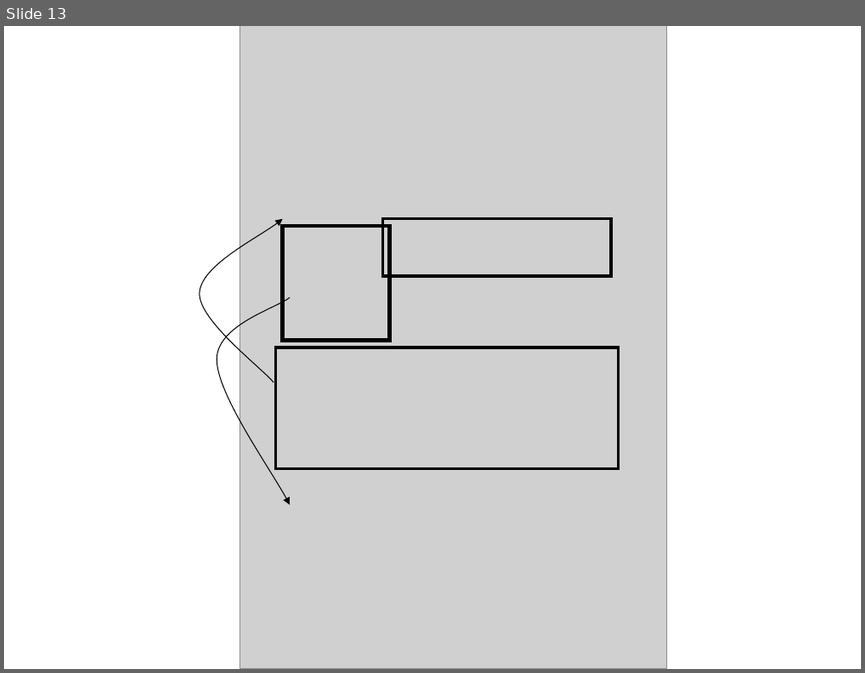
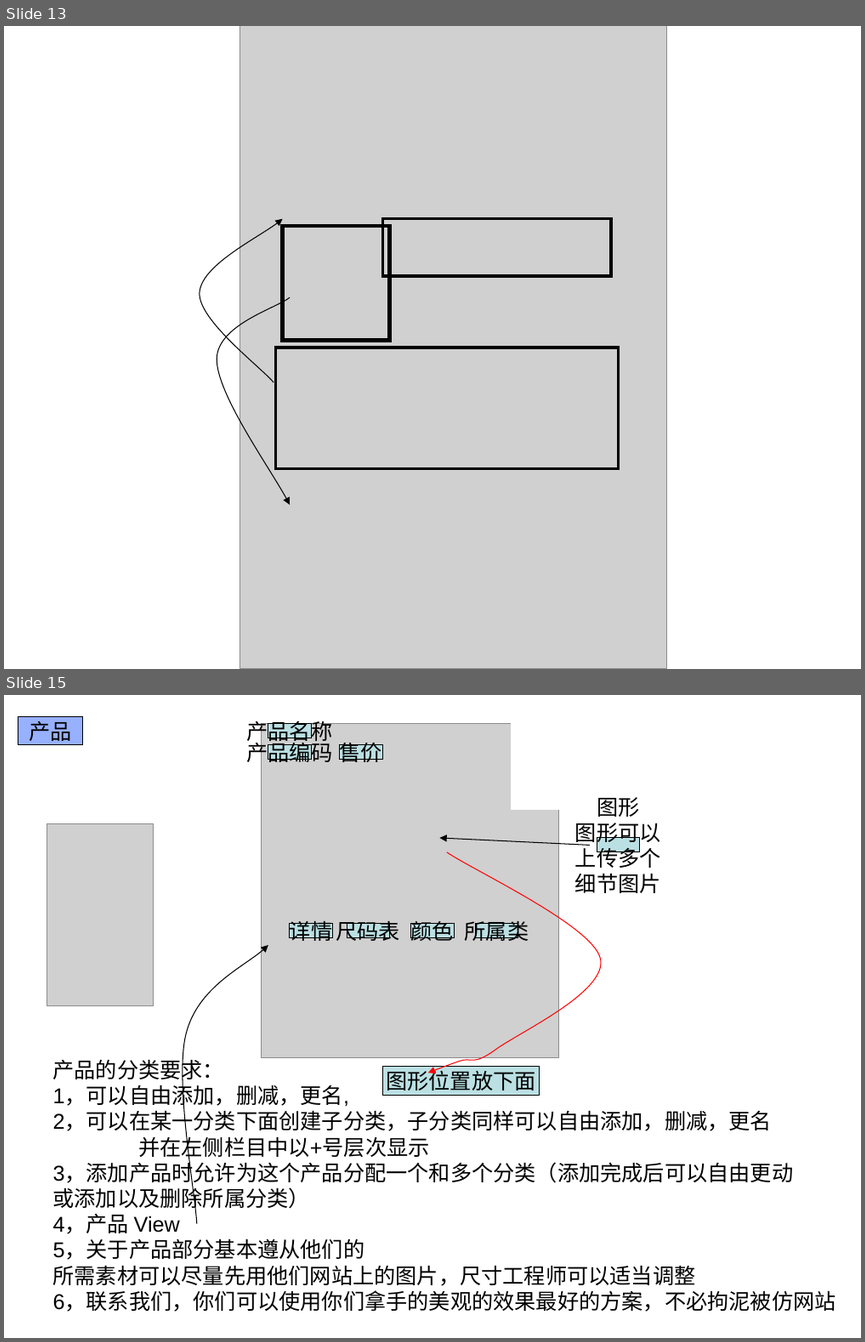
Before and after one commit to solisource/wxcompany, a slide deck: szwxiang_fz/XC_web/web2.ppt. Shown one above the other, each under a label of ours: slide 13 before the commit, slides 13 and 15 after it; the slides between them are not shown. The pictures are 865x673 and 865x1342 pixels, drawn with LibreOffice and Linux fonts; fonts in the diff are those of the drawing; grey boxes stand for pictures. Boxes give left, top, right and bottom in pixels: in the first picture for what was removed or moved away, otherwise in the second. Text is boxed around its words. In the diff, an @@ line names an element or a change of style, - is before the commit and + after.

```diff
--- a/szwxiang_fz/XC_web/web2.ppt
+++ b/szwxiang_fz/XC_web/web2.ppt
@@ slide 15 added at [4, 695, 861, 1338], background #FFFFFF @@
@@ rectangle added at [18, 716, 83, 744], fill #3366FF at 51% opacity, outline #000000 0.74 pt, 18 pt, text #000000 @@
+产品
@@ rectangle added at [511, 716, 590, 809], fill #FFFFFF, outline #FFFFFF 0.74 pt @@
@@ picture added at [261, 723, 559, 1057] @@
@@ rectangle added at [268, 723, 311, 737], fill #BBE0E3, outline #000000 0.74 pt, 18 pt, text #000000 @@
+产品名称
@@ rectangle added at [268, 744, 311, 760], fill #BBE0E3, outline #000000 0.74 pt, 18 pt, text #000000 @@
+产品编码
@@ rectangle added at [340, 744, 383, 760], fill #BBE0E3, outline #000000 0.74 pt, 18 pt, text #000000 @@
+售价
@@ picture added at [46, 823, 153, 1006] @@
@@ arrow added from (589, 845) to (439, 838), #000000 0.74 pt @@
@@ rectangle added at [597, 838, 640, 852], fill #BBE0E3, outline #000000 0.74 pt, 18 pt, text #000000 @@
+图形
+图形可以
+上传多个
+细节图片
@@ freeform shape added at [428, 851, 609, 1072], outline #FF0000 0.74 pt @@
@@ rectangle added at [290, 924, 332, 938], fill #BBE0E3, outline #000000 0.74 pt, 18 pt, text #000000 @@
+详情
@@ rectangle added at [347, 924, 390, 938], fill #BBE0E3, outline #000000 0.74 pt, 18 pt, text #000000 @@
+尺码表
@@ rectangle added at [411, 924, 454, 938], fill #BBE0E3, outline #000000 0.74 pt, 18 pt, text #000000 @@
+颜色
@@ rectangle added at [475, 924, 518, 938], fill #BBE0E3, outline #000000 0.74 pt, 18 pt, text #000000 @@
+所属类
@@ freeform shape added at [175, 945, 268, 1224], outline #000000 0.74 pt @@
@@ text added at [53, 1055, 836, 1311], 18 pt, text #000000 @@
+产品的分类要求：
+1，可以自由添加，删减，更名,
+2，可以在某一分类下面创建子分类，子分类同样可以自由添加，删减，更名
+并在左侧栏目中以+号层次显示
+3，添加产品时允许为这个产品分配一个和多个分类（添加完成后可以自由更动
+或添加以及删除所属分类）
+4，产品 View
+5，关于产品部分基本遵从他们的
+所需素材可以尽量先用他们网站上的图片，尺寸工程师可以适当调整
+6，联系我们，你们可以使用你们拿手的美观的效果最好的方案，不必拘泥被仿网站
@@ rectangle added at [383, 1066, 540, 1095], fill #BBE0E3, outline #000000 0.74 pt, 18 pt, text #000000 @@
+图形位置放下面
```
Also in this commit, not shown: 2 other slides added, 1 slide removed, 1 other file.
